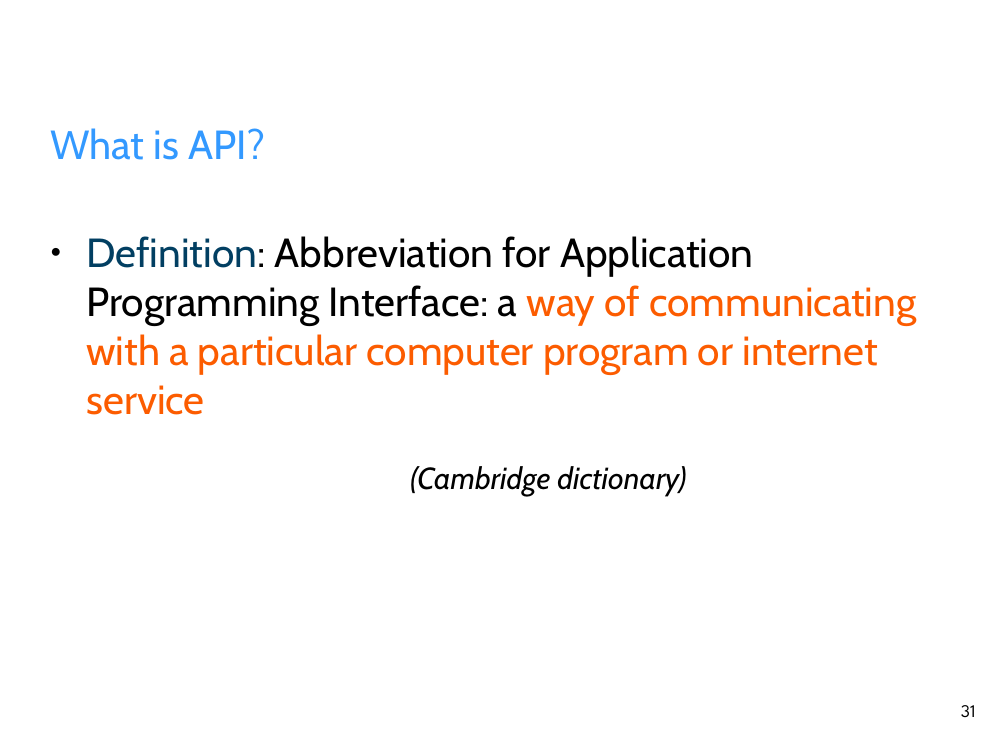
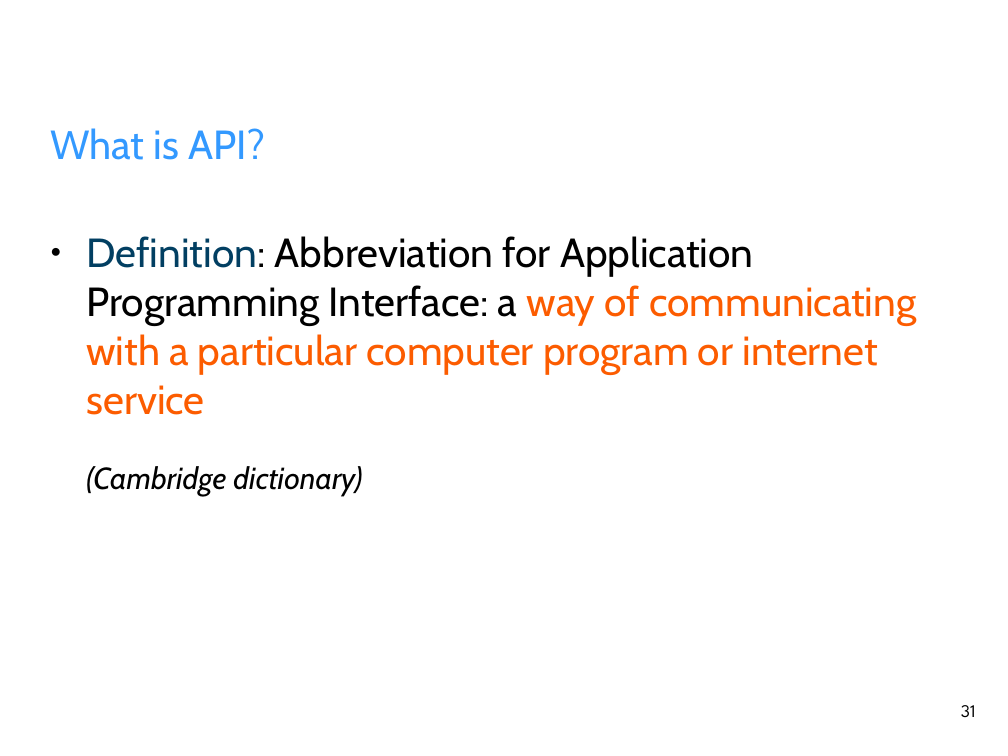
Before and after one commit to fahimahmadi1985/AllMaterial, a slide deck: slide 31 of Browser/Presentations/Fetch.odp. Drawn at 1008x756 pixels with LibreOffice and Linux fonts; fonts in the diff are those of the drawing; background and template pictures are left out. Boxes give left, top, right and bottom in pixels: in the first picture for what was removed or moved away, otherwise in the second. Text is boxed around its words. In the diff, an @@ line names an element or a change of style, - is before the commit and + after.

```diff
--- a/Browser/Presentations/Fetch.odp
+++ b/Browser/Presentations/Fetch.odp
@@ subtitle at [86,466,362,496]: list level 9 to 1 in "(Cambridge dictionary)" @@
```
Also in this commit, not shown: 2 other slides changed, 2 slides added, 1 slide removed, 7 other files.
